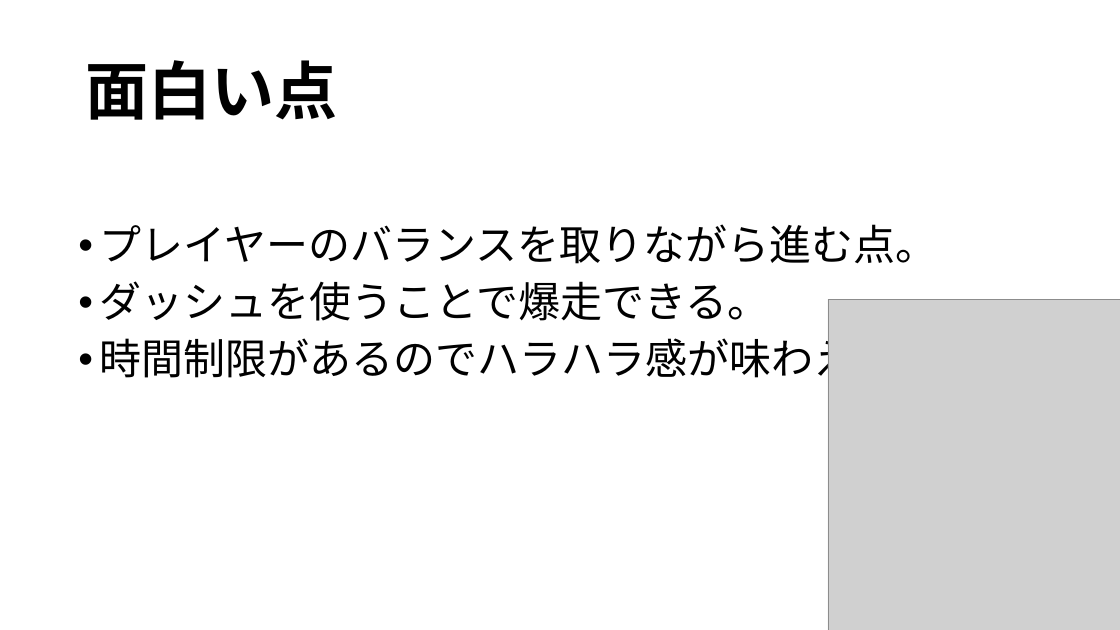
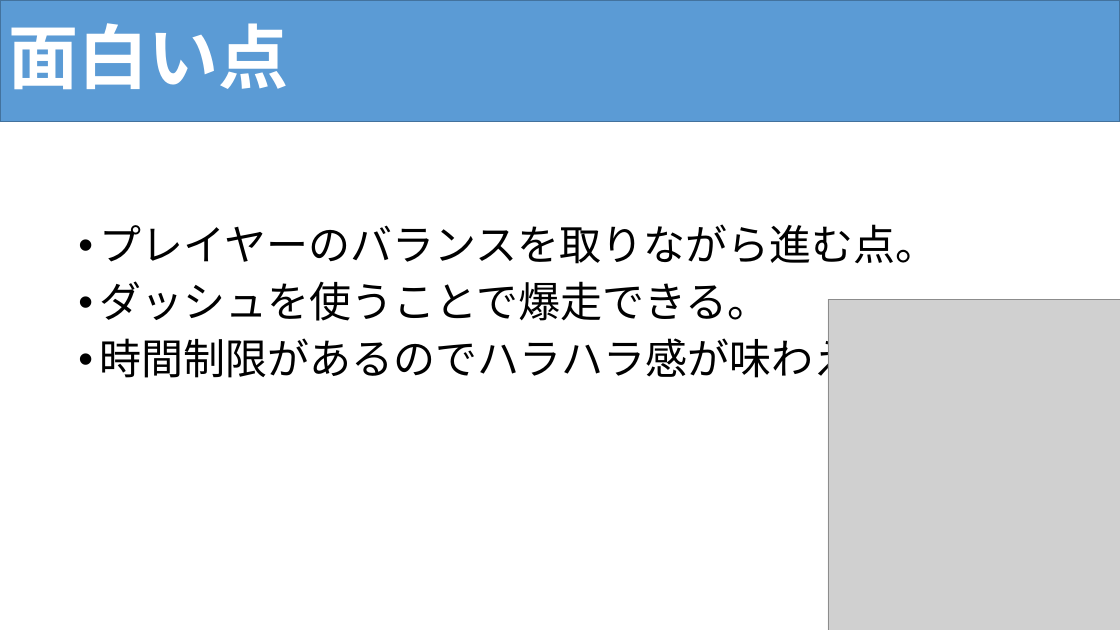
Before and after one commit to kawasakiryota1646/kawanishi, a slide deck: slide 5 of 爆チャリ.pptx (slide 4 before the commit). Drawn at 1120x630 pixels with LibreOffice and Linux fonts; fonts in the diff are those of the drawing; grey boxes stand for pictures. Boxes give left, top, right and bottom in pixels: in the first picture for what was removed or moved away, otherwise in the second. Text is boxed around its words. In the diff, an @@ line names an element or a change of style, - is before the commit and + after.

```diff
--- a/爆チャリ.pptx
+++ b/爆チャリ.pptx
@@ title "面白い点": place and size @@
-title "面白い点" at <box>85,60,337,120</box>
+title "面白い点" at <box>0,0,1120,122</box>
@@ title "面白い点" at <box>0,0,1120,122</box>: size 54 to 60 pt, font Noto Sans CJK JP to Arial, text colour #000000 to #FFFFFF; fill none to #5B9BD5; outline none to #43739E 1 pt @@
```
Also in this commit, not shown: 2 other slides changed, 2 slides added.
